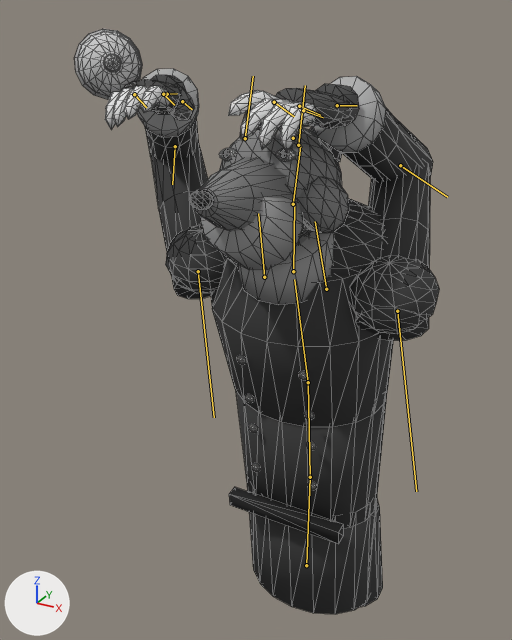
A saved change to the glTF model art/models/characters/bosses/collector/collector.glb.
Both versions are drawn from a 50 mm lens placed at (0.415, -0.951, 0.754), pointed at (-0.074, -0.062, 0.31). Every picture has the same lights, and +X, +Y and +Z are marked at lower left. The first picture is the older version. Both versions are drawn at frame 29 of the action 'idle'; the numbers are the values there. The bones that change, and the others that lie on the model, are drawn over the model as lines. Mesh edges are drawn as thin lines.

Names of what the first picture shows: 'Collector_Body', 'Collector_Cloche', 'Collector_Head' and 1 more.
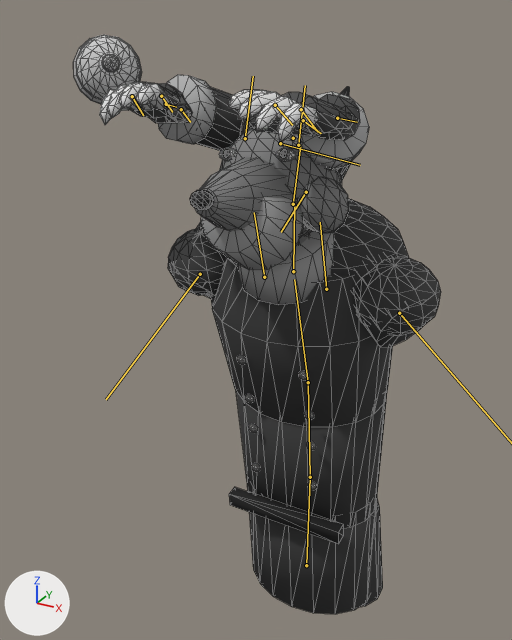
What differs and where, as boxes (x1, y1, x2, y2) in the pictures (512 x 640 px):
'Collector_Body', posed: before (105, 69, 439, 614); after (100, 75, 441, 614)
'Collector_Cloche', posed: before (74, 29, 142, 100); after (73, 35, 142, 104)
bone 'shoulder_L', root to tip: before (326, 289) to (315, 221); after (326, 289) to (320, 222)
bone 'forearm_L', root to tip: before (400, 165) to (447, 197); after (306, 192) to (281, 232)
bone 'hand_L', root to tip: before (337, 105) to (357, 105); after (337, 118) to (357, 122)
bone 'thumb_L', root to tip: before (303, 110) to (323, 117); after (303, 120) to (321, 133)
bone 'fingers_L', root to tip: before (299, 106) to (320, 115); after (301, 109) to (317, 131)
bone 'shoulder_R', root to tip: before (264, 277) to (258, 213); after (264, 277) to (254, 212)
bone 'upper_arm_R', root to tip: before (198, 271) to (214, 417); after (200, 274) to (106, 399)
bone 'forearm_R', root to tip: before (175, 146) to (172, 184); after (280, 143) to (360, 165)
bone 'hand_R', root to tip: before (167, 94) to (177, 93); after (166, 104) to (176, 107)
bone 'fingers_R', root to tip: before (134, 94) to (146, 107); after (132, 96) to (143, 115)

The change, as a list of edits to the scene's bpy script:
```text
Change bone_shoulder_l:
    where bone_shoulder_l = bpy.data.objects['Smiles'].pose.bones['shoulder_L']  # child of 'chest'
    bone_shoulder_l.rotation_quaternion: (0.997, 0.002, -0.07, 0.035) -> (0.999, 0.0, -0.044, 0.0)  # degrees (0, -8, 4) -> degrees (0, -5, 0)
Change bone_upper_arm_l:
    where bone_upper_arm_l = bpy.data.objects['Smiles'].pose.bones['upper_arm_L']  # child of 'shoulder_L'
    bone_upper_arm_l.rotation_quaternion: (0.527, 0.794, 0.1, -0.286) -> (0.524, 0.465, 0.097, -0.707)  # degrees (110, 34, -10) -> degrees (33, 49, -92)
Change bone_forearm_l:
    where bone_forearm_l = bpy.data.objects['Smiles'].pose.bones['forearm_L']  # child of 'upper_arm_L'
    bone_forearm_l.rotation_quaternion: (0.57, 0.733, 0.034, -0.369) -> (0.581, 0.43, 0.004, -0.692)  # degrees (95, 35, -27) -> degrees (38, 37, -87)
Change bone_hand_l:
    where bone_hand_l = bpy.data.objects['Smiles'].pose.bones['hand_L']  # child of 'forearm_L'
    bone_hand_l.rotation_quaternion: (0.942, -0.022, -0.289, -0.169) -> (0.888, -0.398, 0.162, -0.16)  # degrees (4, -33, -22) -> degrees (-50, 9, -25)
Change bone_thumb_l:
    where bone_thumb_l = bpy.data.objects['Smiles'].pose.bones['thumb_L']  # child of 'hand_L'
    bone_thumb_l.rotation_quaternion: (0.995, 0.0, 0.0, 0.105) -> (0.99, 0.0, 0.0, 0.139)  # degrees (0, 0, 12) -> degrees (0, 0, 16)
Change bone_fingers_l:
    where bone_fingers_l = bpy.data.objects['Smiles'].pose.bones['fingers_L']  # child of 'hand_L'
    bone_fingers_l.rotation_quaternion: (0.993, 0.0, 0.0, 0.122) -> (0.97, 0.0, 0.0, 0.242)  # degrees (0, 0, 14) -> degrees (0, 0, 28)
Change bone_shoulder_r:
    where bone_shoulder_r = bpy.data.objects['Smiles'].pose.bones['shoulder_R']  # child of 'chest'
    bone_shoulder_r.rotation_quaternion: (0.998, 0.002, 0.061, -0.035) -> (0.999, 0.0, 0.044, 0.0)  # degrees (0, 7, -4) -> degrees (0, 5, 0)
Change bone_upper_arm_r:
    where bone_upper_arm_r = bpy.data.objects['Smiles'].pose.bones['upper_arm_R']  # child of 'shoulder_R'
    bone_upper_arm_r.rotation_quaternion: (0.568, 0.687, -0.063, -0.45) -> (0.473, 0.837, -0.116, 0.248)  # degrees (87, 33, -45) -> degrees (120, -32, 3)
Change bone_forearm_r:
    where bone_forearm_r = bpy.data.objects['Smiles'].pose.bones['forearm_R']  # child of 'upper_arm_R'
    bone_forearm_r.rotation_quaternion: (0.531, 0.658, -0.06, -0.531) -> (0.538, 0.836, -0.05, 0.097)  # degrees (80, 39, -56) -> degrees (114, -12, 1)
Change bone_hand_r:
    where bone_hand_r = bpy.data.objects['Smiles'].pose.bones['hand_R']  # child of 'forearm_R'
    bone_hand_r.rotation_quaternion: (0.326, 0.247, 0.907, -0.103) -> (0.819, -0.162, 0.523, 0.171)  # degrees (2, 140, -30) -> degrees (-12, 66, 16)
Change bone_fingers_r:
    where bone_fingers_r = bpy.data.objects['Smiles'].pose.bones['fingers_R']  # child of 'hand_R'
    bone_fingers_r.rotation_quaternion: (0.978, 0.0, 0.0, -0.208) -> (0.97, 0.0, 0.0, -0.242)  # degrees (0, 0, -24) -> degrees (0, 0, -28)
```
